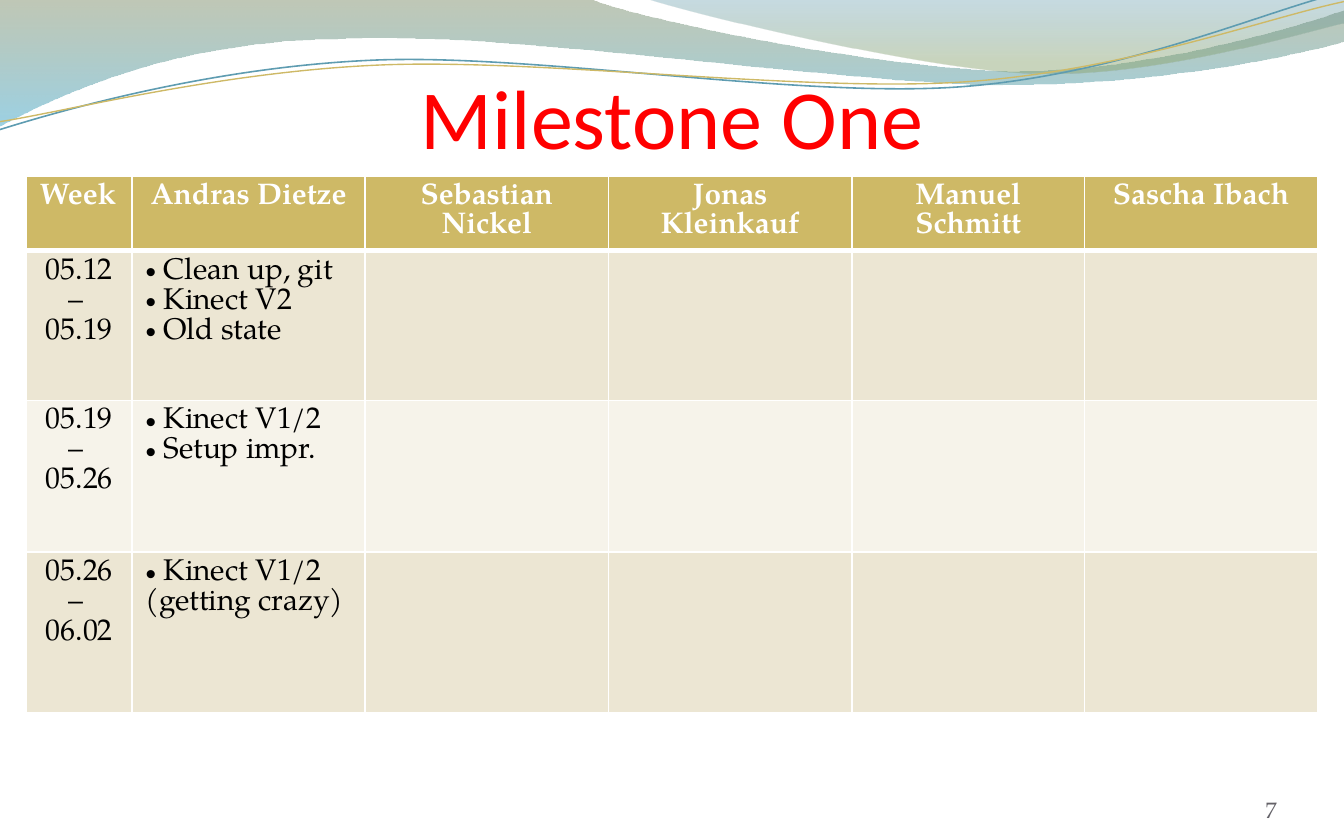
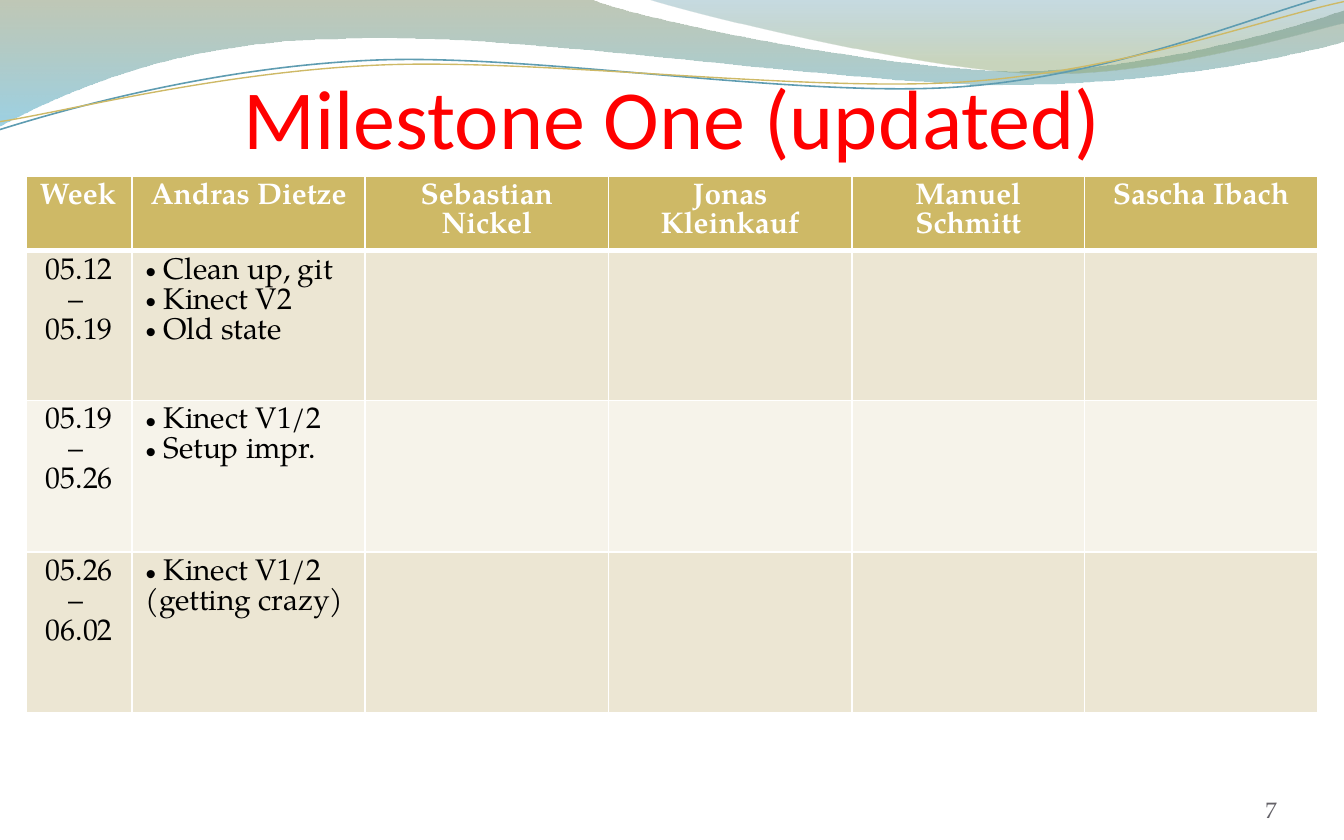
Before and after one commit to andreasdietze/Rift-WingsuitV2, a slide deck: slide 7 of Präsentationen/Zwischenpräsentation 16.06/Project proposal update 06.16 - Rift Wingsuit V2.pptx. Drawn at 1344x840 pixels with LibreOffice and Linux fonts; fonts in the diff are those of the drawing; background and template pictures are left out. Boxes give left, top, right and bottom in pixels: in the first picture for what was removed or moved away, otherwise in the second. Text is boxed around its words. In the diff, an @@ line names an element or a change of style, - is before the commit and + after.

```diff
--- a/Präsentationen/Zwischenpräsentation 16.06/Project proposal update 06.16 - Rift Wingsuit V2.pptx
+++ b/Präsentationen/Zwischenpräsentation 16.06/Project proposal update 06.16 - Rift Wingsuit V2.pptx
@@ title at bbox=[243, 79, 1100, 163]: text changed @@
-Milestone One
+Milestone One (updated)
```
Also in this commit, not shown: 5 other slides changed.
